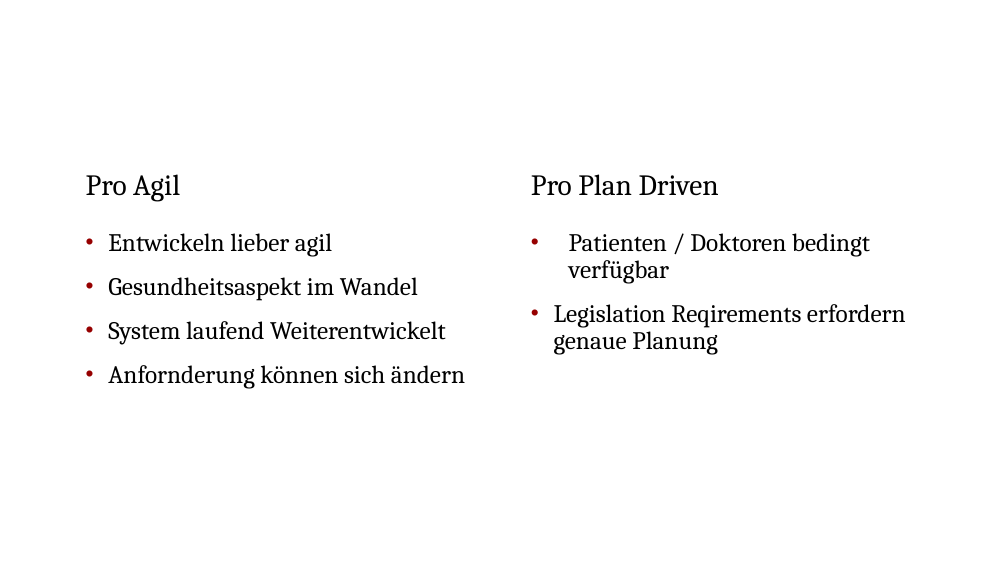
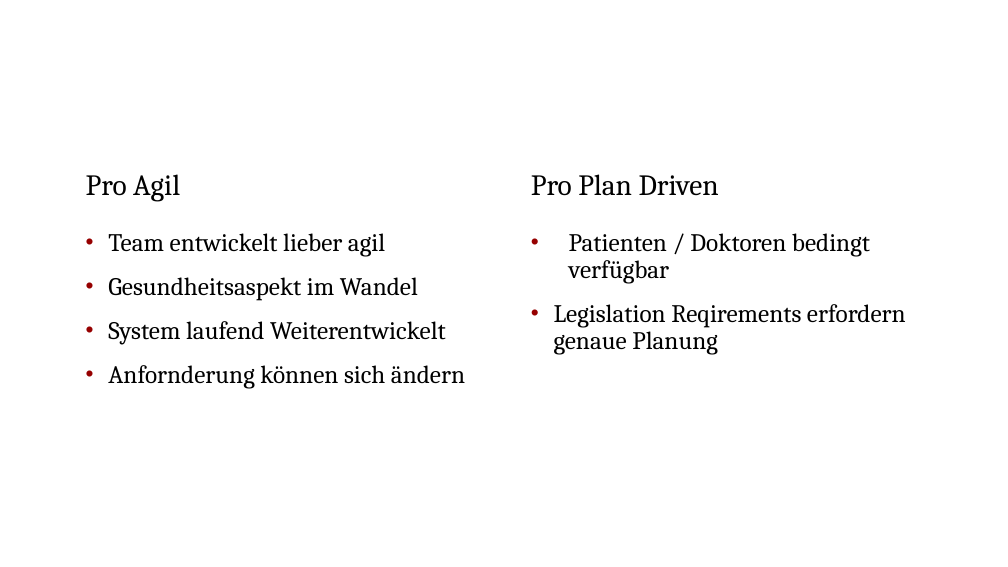
Before and after one commit to shylux/ch.bfh.bti7081.s2015.rot, a slide deck: slide 3 of doc/task02/Task 2.pptx (slide 4 before the commit). Drawn at 1008x567 pixels with LibreOffice and Linux fonts; fonts in the diff are those of the drawing. Boxes give left, top, right and bottom in pixels: in the first picture for what was removed or moved away, otherwise in the second. Text is boxed around its words. In the diff, an @@ line names an element or a change of style, - is before the commit and + after.

```diff
--- a/doc/task02/Task 2.pptx
+++ b/doc/task02/Task 2.pptx
@@ text at [108, 233, 385, 257]: text changed @@
-• Entwickeln lieber agil
+• Team entwickelt lieber agil
```
Also in this commit, not shown: 4 other slides changed, 1 slide added, 2 slides removed.
